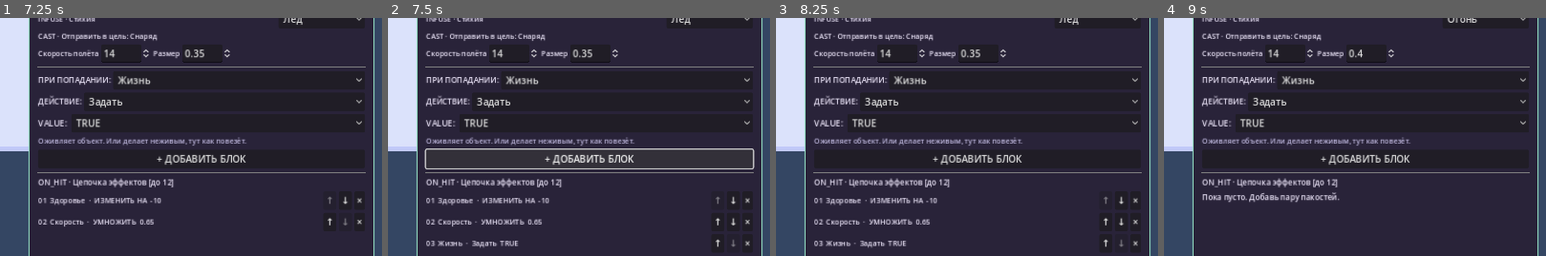
Above: before the commit, frames 1-4 (left to right).
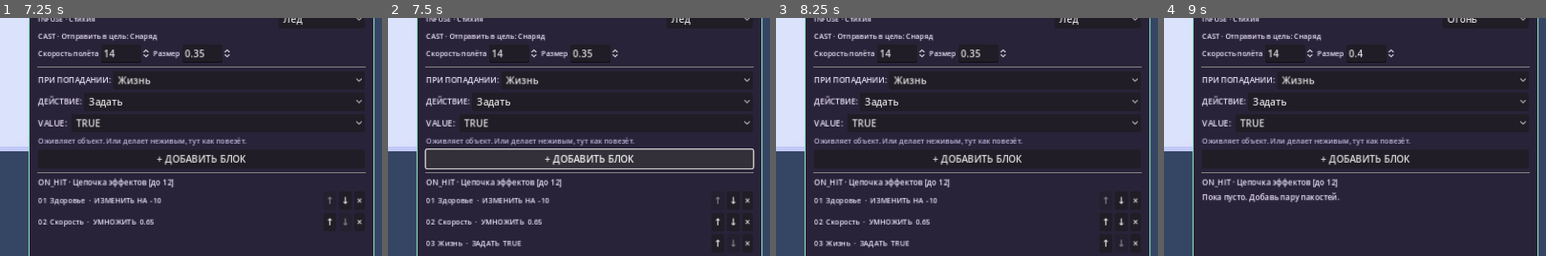
Above: after the commit, the same moments.

Repository: 0ri-space-cat/luna-dev-mode
Game: Godot game, scene res://scenes/main.tscn
The game is run twice, just before and just after one commit, with the same random seed, the same clock (stepped at 60 frames per second) and the same inputs.
Inputs (mouse positions are % of the whole screen's width and height, from its top left):
- Up to frame 1 (7.25 s): tap Enter at 0.5, 3.5, 6.5 s; move the mouse to (72, 45) at 0.52 s; hold D (move_right) 0.53-1.25 s; tap 1 at 0.6 s; click (72, 45) at 0.67 s; drag from (30, 55) to (45, 70) at 1.27 s; tap Space at 2, 5 s; move the mouse to (60, 28) at 2.02 s; hold D (move_right) 2.03-2.75 s; tap Tab at 2.1 s; drag from (45, 70) to (20, 35) at 2.77 s; move the mouse to (80, 65) at 3.52 s; hold A (move_left) 3.53-4.25 s; tap J at 3.6 s; drag from (20, 35) to (35, 25) at 4.27 s; move the mouse to (55, 50) at 5.02 s; hold S (move_backward) 5.03-5.75 s; tap 9 at 5.1 s; click (55, 50) at 5.17 s; drag from (35, 25) to (30, 55) at 5.77 s; move the mouse to (72, 45) at 6.52 s; hold W (move_forward) from 6.53 s (still down); tap B at 6.6 s
- Up to frame 2 (7.5 s): release W (move_forward) at 7.25 s; click "+ ДОБАВИТЬ БЛОК" at 7.25 s
- Up to frame 3 (8.25 s): click "ЛЕДЯНОЙ ОСКОЛОК" at 8 s
- Up to frame 4 (9 s): click "С НУЛЯ" at 8.75 s
The pictures show only the part of the screen within x 24-74%, y 37-87%; the shares and areas given below are measured in that part.

Frame 1 is identical in both runs. In frame 2, 0.2% of the frame differs, in the area x 23-35%, y 93-97%; in frame 3, 0.2%; in frame 4, nothing differs.

Commit message:
fix: store typed operation IDs, not localized labels, in spell effect blocks

Diff:
--- a/scripts/spell_workshop.gd
+++ b/scripts/spell_workshop.gd
@@ -400,7 +400,7 @@
 	var spec := _current_spec()
 	if spec.is_empty():
 		return
-	var operation := operation_choice.get_item_text(operation_choice.selected)
+	var operation := _selected_operation()
 	var block: Dictionary = {
 		"operation": operation,
 		"parameter_id": str(spec["id"])
